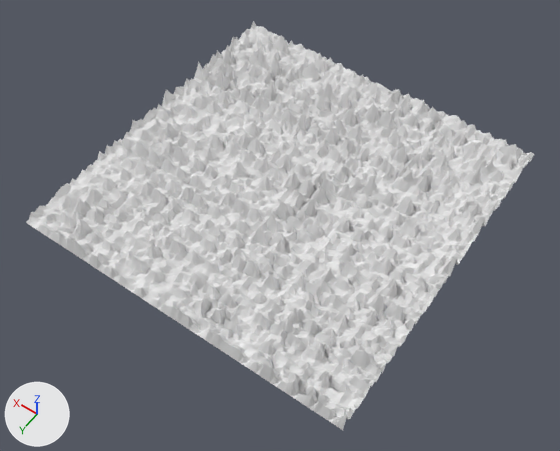
The Blender file blender/testBlend.blend, before and after one commit.
Before and after are seen from a 50 mm lens placed at (-147.0, 824.0, 812.0), pointed at (236.0, 289.0, -30.0). The axes (+X, +Y, +Z) are drawn at lower left. The lights are the same throughout. The picture after the commit comes second.

Names of what the first picture shows: 'Terrain'.
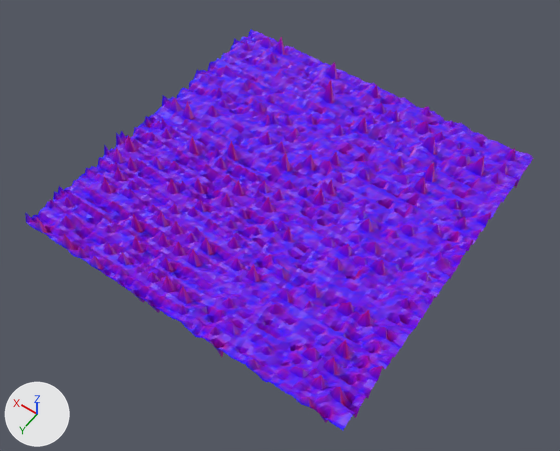
What differs and where, as boxes [x1, y1, x2, y2] in the pictures (560 x 451 px; the box of a moved part takes in the faces that stretch with it):
'Terrain', recoloured, reshaped
    before: [26, 21, 535, 430]
    after: [25, 29, 533, 430]
part 1 of me_terrain, moved or reshaped
    before: [26, 21, 535, 430]
    after: [25, 29, 533, 430]

Edits to the bpy script that builds the scene:
```text
Add mat_slope_material_009:
    mat_slope_material_009 = bpy.data.materials.new('Slope Material.009')
    mat_slope_material_009.use_nodes = True; mat_slope_material_009.node_tree.nodes.clear()
    _N = mat_slope_material_009.node_tree.nodes; _L = mat_slope_material_009.node_tree.links
    n0 = _N.new('ShaderNodeBsdfPrincipled'); n0.name = 'Principled BSDF'
    n1 = _N.new('ShaderNodeOutputMaterial'); n1.name = 'Material Output'
    n2 = _N.new('ShaderNodeVertexColor'); n2.name = 'Color Attribute'
    n2.layer_name = 'Slope'
    _L.new(n0.outputs[0], n1.inputs[0])  # 'BSDF' to 'Surface'
    _L.new(n2.outputs[0], n0.inputs[0])  # 'Color' to 'Base Color'
Change me_terrain:
    used by ob_terrain; location = (0.0, 0.0, 0.0)
    remove me_terrain.from_pydata(...)  # 10201 vertices, 10000 faces; spans x 0.0..500.0, y 0.0..500.0, z 0.0..40.0
    add me_terrain.from_pydata(...)  # 10201 vertices, 10000 faces; spans x 0.0..500.0, y 0.0..500.0, z -41.0..43.0
    me_terrain part 1: 9917 of 10201 vertices moved; they spanned x 0.0..500.0, y 0.0..500.0, z 0.0..40.0 and now span x 0.0..500.0, y 0.0..500.0, z -41.0..43.0; mean shift (0.0, 0.0, -10.0); largest move (150.0, 20.0, 25.0) -> (150.0, 20.0, -38.0)
    me_terrain part 2: vertex colours changed
    add me_terrain.materials.append(mat_slope_material_009)
```
